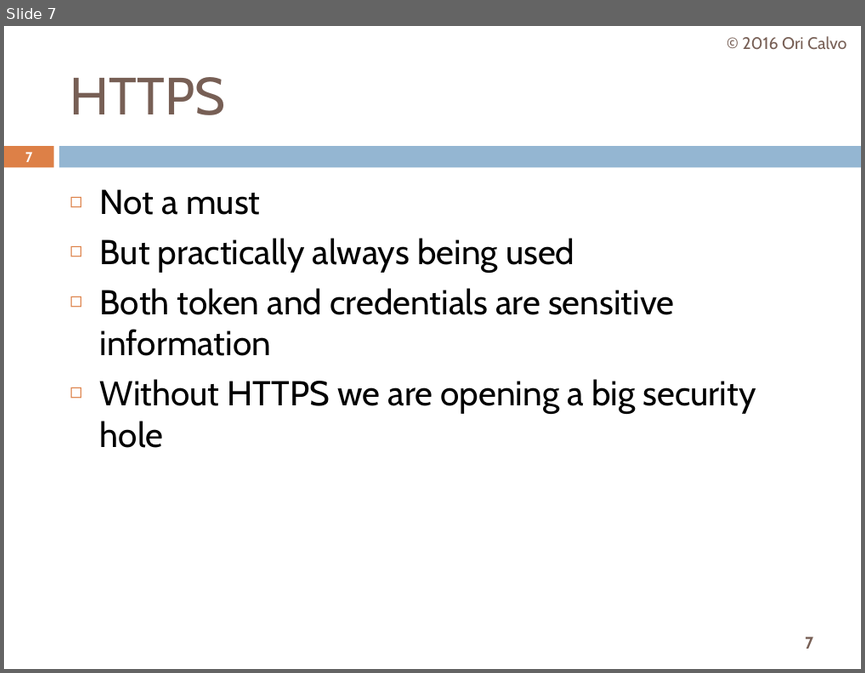
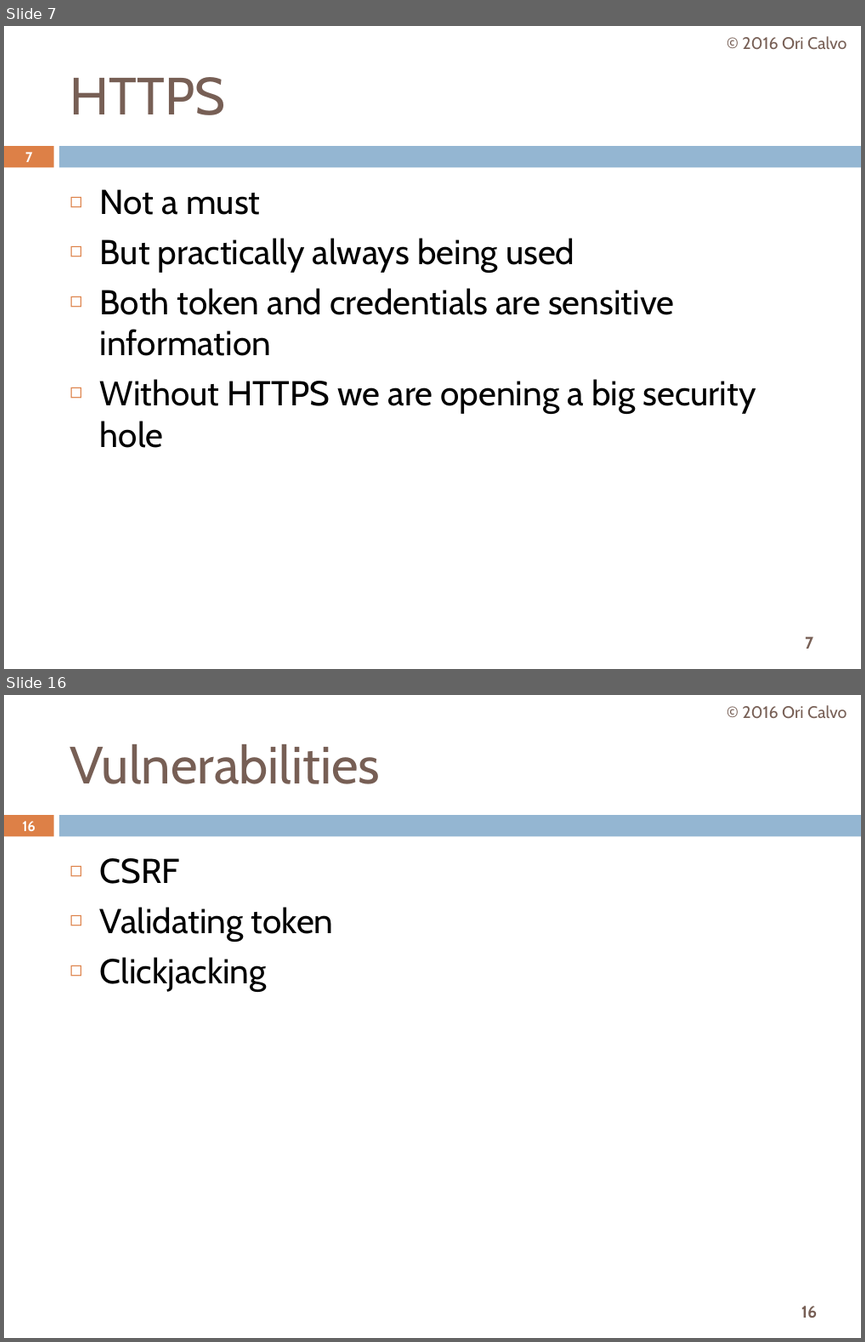
Before and after one commit to oricalvo/course-oauth, a slide deck: OAuth.pptx. Shown one above the other, each under a label of ours: slide 7 before the commit, slides 7 and 16 after it; the slides between them are not shown. The pictures are 865x673 and 865x1342 pixels, drawn with LibreOffice and Linux fonts; fonts in the diff are those of the drawing. Boxes give left, top, right and bottom in pixels: in the first picture for what was removed or moved away, otherwise in the second. Text is boxed around its words. In the diff, an @@ line names an element or a change of style, - is before the commit and + after.

```diff
--- a/OAuth.pptx
+++ b/OAuth.pptx
@@ slide 16 added at [4,695,861,1338], background #FFFFFF; not listed: 3 template elements that a slide beside it also shows @@
@@ text added at [742,705,846,719], 14 pt, text #775F55 @@
+© 2016 Ori Calvo
@@ title added at [69,744,380,784], 44 pt, text #775F55 @@
+Vulnerabilities
@@ page number added at [23,821,35,831], 11.9 pt, text #FFFFFF, bold @@
+16
@@ text added at [100,858,334,991], 29 pt, text #000000 @@
+◻ CSRF
+◻ Validating token
+◻ Clickjacking
```
Also in this commit, not shown: 6 slides changed, 8 other slides added.
